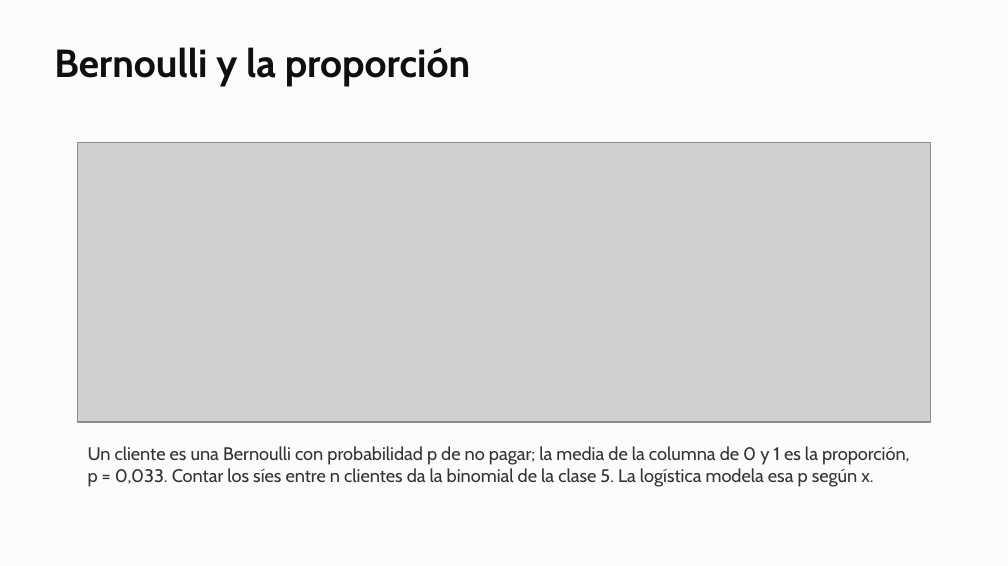
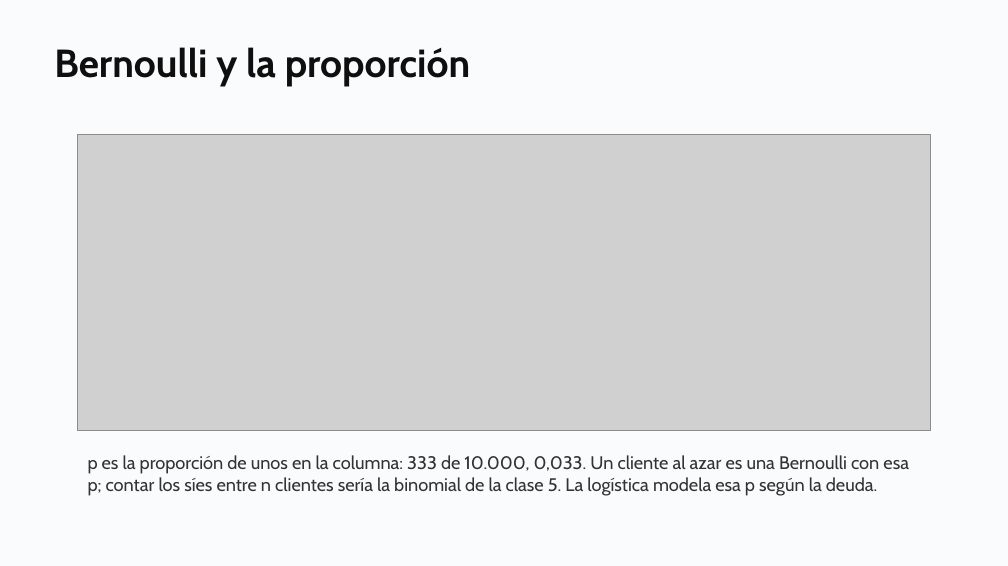
Before and after one commit to daniopitz/diplomado-cdd, a slide deck: slide 8 of presentaciones/clase06_regresion_logistica.pptx. Drawn at 1008x566 pixels with LibreOffice and Linux fonts; fonts in the diff are those of the drawing; grey boxes stand for pictures. Boxes give left, top, right and bottom in pixels: in the first picture for what was removed or moved away, otherwise in the second. Text is boxed around its words. In the diff, an @@ line names an element or a change of style, - is before the commit and + after.

```diff
--- a/presentaciones/clase06_regresion_logistica.pptx
+++ b/presentaciones/clase06_regresion_logistica.pptx
@@ picture: place and size @@
-picture at (77, 143, 930, 422)
+picture at (77, 134, 930, 431)
@@ text at (88, 455, 909, 495): text changed @@
-Un cliente es una Bernoulli con probabilidad p de no pagar; la media de la columna de 0 y 1 es la proporción, p = 0,033. Contar los síes entre n clientes da la binomial de la clase 5. La logística modela esa p según x.
+p es la proporción de unos en la columna: 333 de 10.000, 0,033. Un cliente al azar es una Bernoulli con esa p; contar los síes entre n clientes sería la binomial de la clase 5. La logística modela esa p según la deuda.
```
Also in this commit, not shown: 3 other files.
